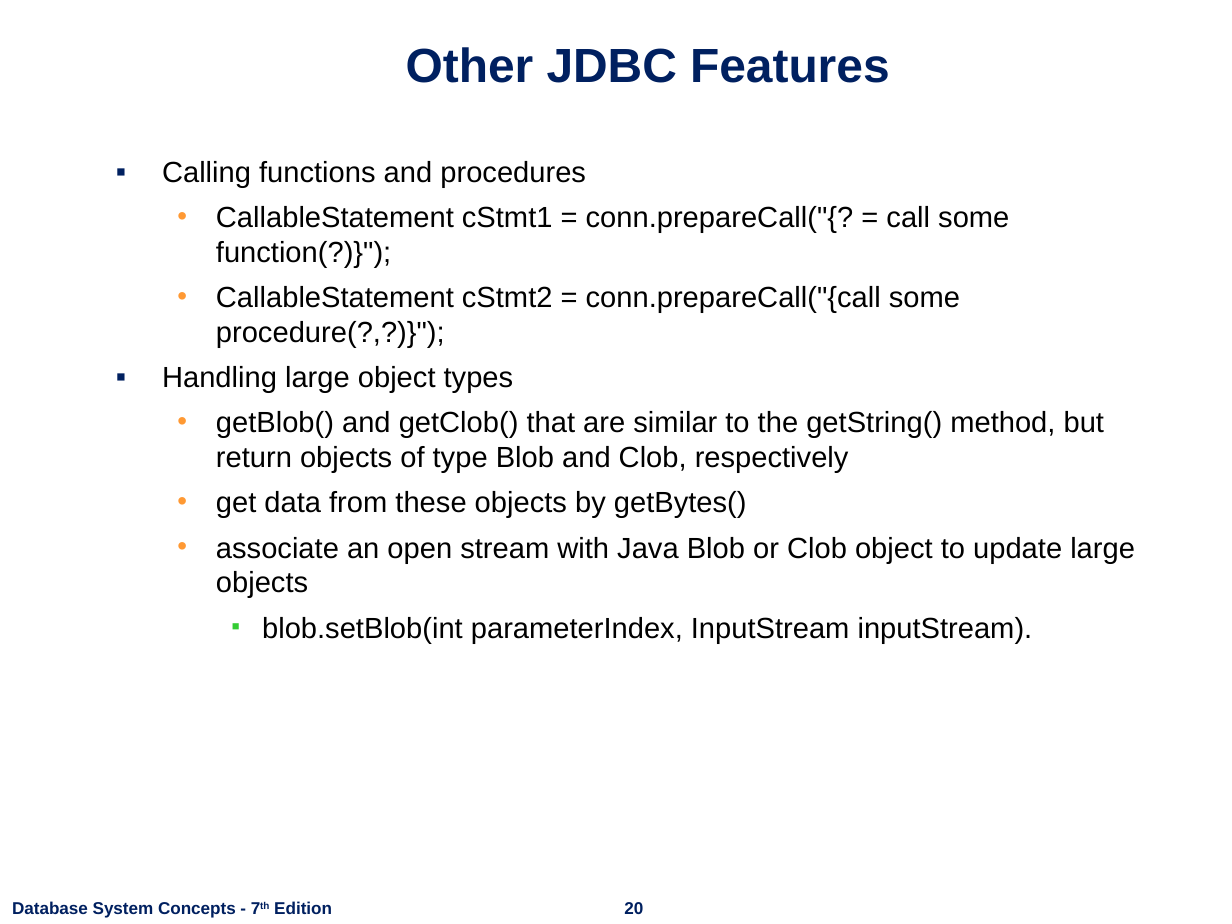
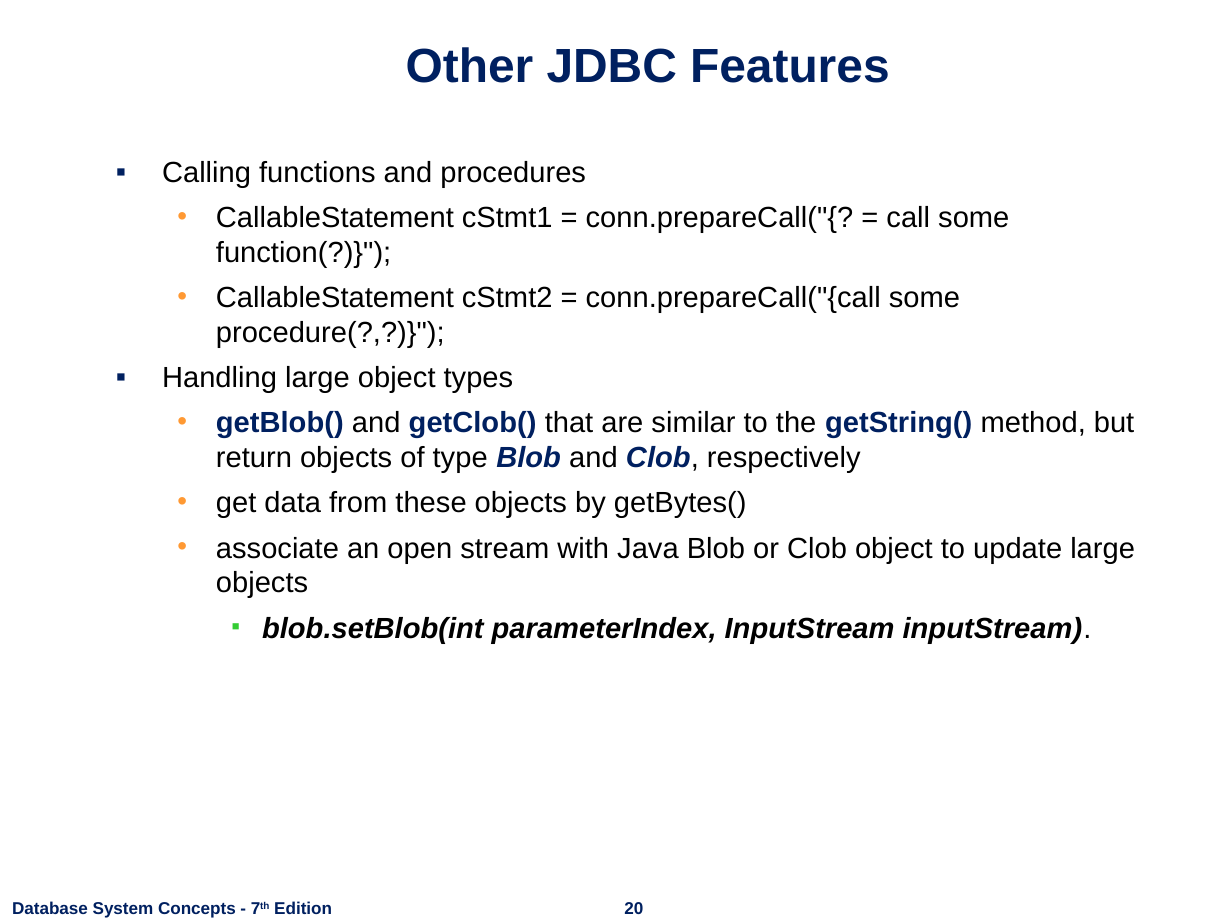
Before and after one commit to nashurgessa/DB-practices, a slide deck: slide 20 of Slides/L18-24 Advanced SQL.pptx. Drawn at 1232x924 pixels with LibreOffice and Linux fonts; fonts in the diff are those of the drawing; background and template pictures are left out. Boxes give left, top, right and bottom in pixels: in the first picture for what was removed or moved away, otherwise in the second. Text is boxed around its words. In the diff, an @@ line names an element or a change of style, - is before the commit and + after.

```diff
--- a/Slides/L18-24 Advanced SQL.pptx
+++ b/Slides/L18-24 Advanced SQL.pptx
@@ text at (216,411,1134,643): text colour #000000 to #002060 in "getBlob() getClob() getString() Blob Clob,"; bold on in "getBlob() getClob() getString() Blob Clob,", "blob.setBlob(int parameterIndex, InputStream inputStream)."; italic on in "Blob Clob,", "blob.setBlob(int parameterIndex, InputStream inputStream)." @@
```
Also in this commit, not shown: 7 other slides changed.
